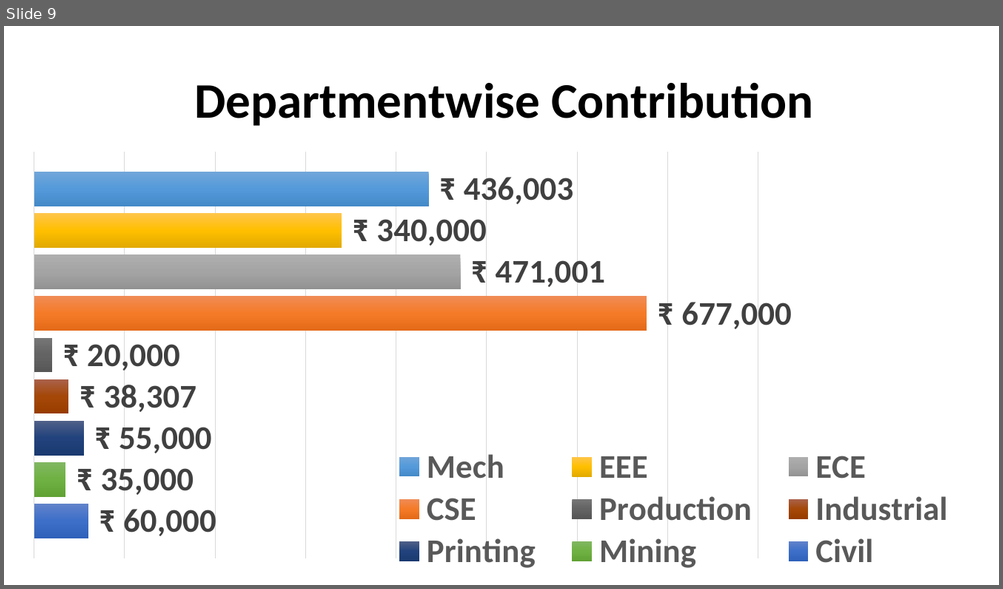
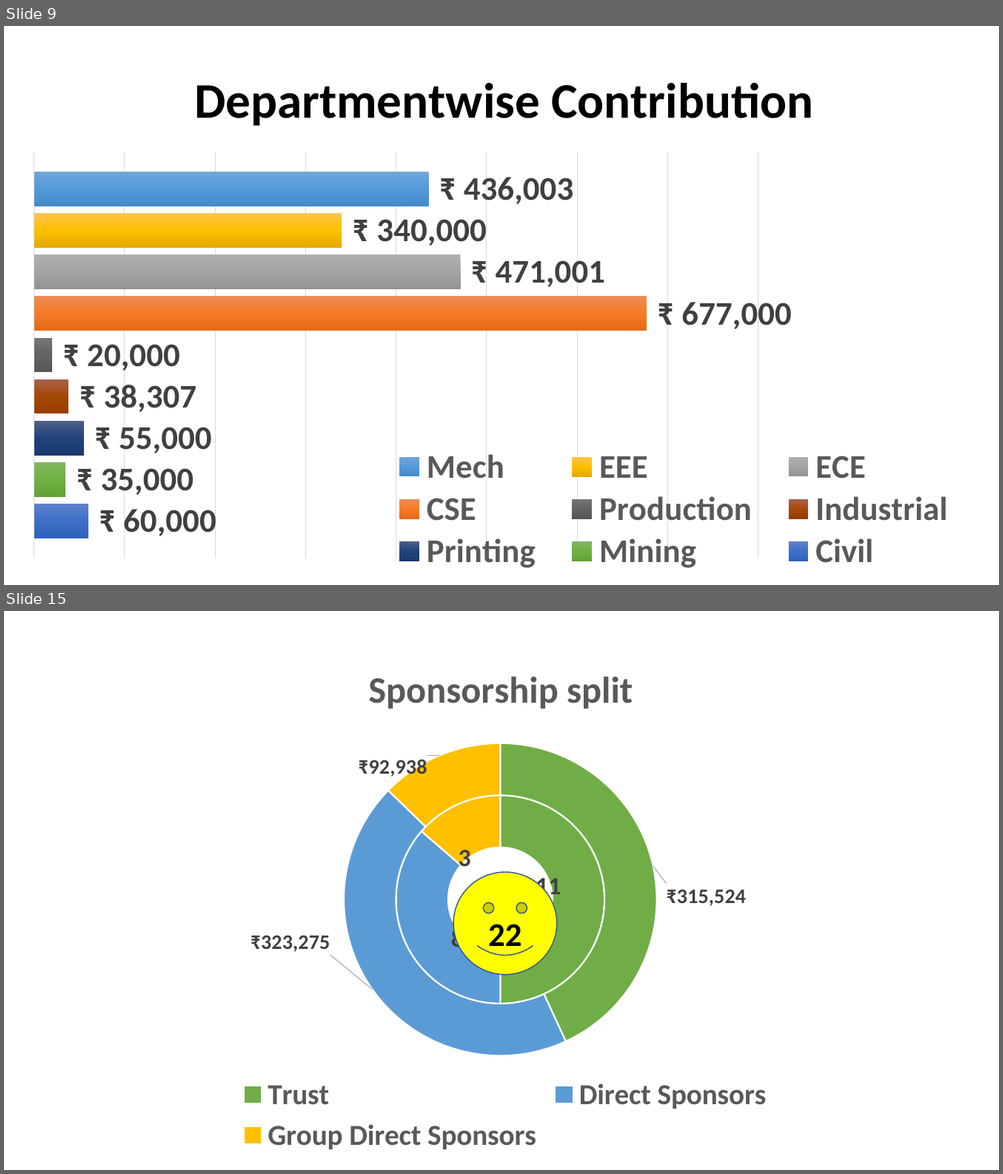
Before and after one commit to SSKarthic/ceg94trust, a slide deck: docs/ContributionGraphs.pptx. Shown one above the other, each under a label of ours: slide 9 before the commit, slides 9 and 15 after it; the slides between them are not shown. The pictures are 1003x589 and 1003x1174 pixels, drawn with LibreOffice and Linux fonts; fonts in the diff are those of the drawing. Boxes give left, top, right and bottom in pixels: in the first picture for what was removed or moved away, otherwise in the second. Text is boxed around its words. In the diff, an @@ line names an element or a change of style, - is before the commit and + after.

```diff
--- a/docs/ContributionGraphs.pptx
+++ b/docs/ContributionGraphs.pptx
@@ slide 15 added at (x1=4, y1=611, x2=999, y2=1170), background #FFFFFF @@
@@ doughnut chart added at (x1=35, y1=641, x2=975, y2=1159) @@
+title "Sponsorship split  "
+categories: Trust, Direct Sponsors, Group Direct Sponsors
+Series 1: 11, 8, 3
+Series 2: 315524, 323275, 92938
@@ smiley face added at (x1=453, y1=872, x2=557, y2=975), fill #FFFF00, outline #325491 1 pt, 32 pt, text #000000, bold @@
+22
```
Also in this commit, not shown: 2 other slides added, 9 other files.
